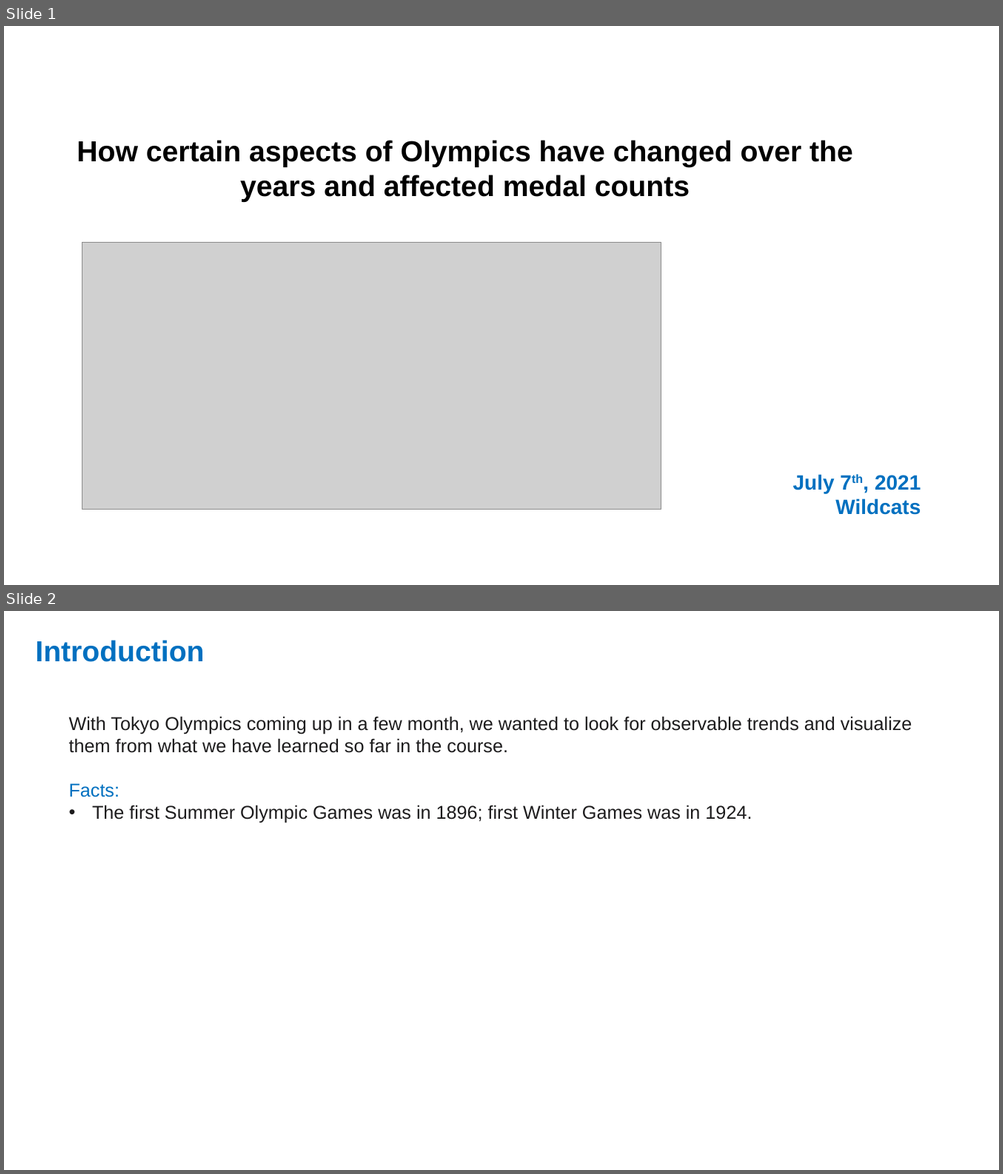
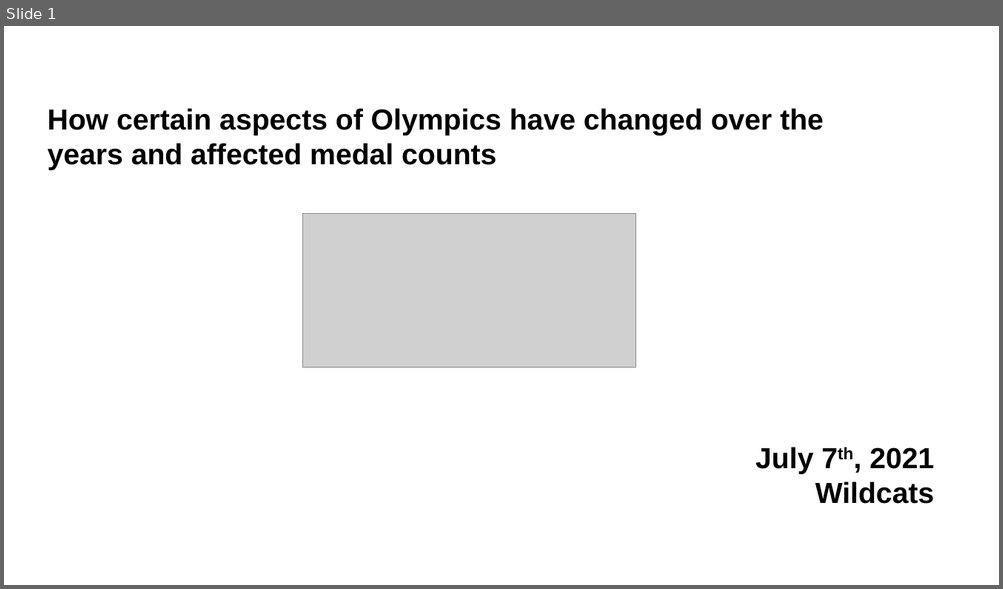
Before and after one commit to sissa81/project1, a slide deck: olympics by wildcats.pptx. Shown one above the other, each under a label of ours: slides 1 and 2 before the commit, slide 1 after it. The pictures are 1003x1174 and 1003x589 pixels, drawn with LibreOffice and Linux fonts; fonts in the diff are those of the drawing; grey boxes stand for pictures. Boxes give left, top, right and bottom in pixels: in the first picture for what was removed or moved away, otherwise in the second. Text is boxed around its words. In the diff, an @@ line names an element or a change of style, - is before the commit and + after.

```diff
--- a/olympics by wildcats.pptx
+++ b/olympics by wildcats.pptx
@@ slide 2 removed at box(4, 611, 999, 1170), background #FFFFFF @@
@@ text removed at box(35, 640, 204, 662) @@
-Introduction
@@ text removed at box(69, 716, 912, 823) @@
-With Tokyo Olympics coming up in a few month, we wanted to look for observable trends and visualize them from what we have learned so far in the course.
-Facts:
-• The first Summer Olympic Games was in 1896; first Winter Games was in 1924.
@@ slide 1 changed as well @@
@@ text "How certain aspects of Olympics ...": place and size @@
-text "How certain aspects of Olympics ..." at box(77, 140, 853, 202)
+text "How certain aspects of Olympics ..." at box(48, 108, 823, 170)
@@ text "How certain aspects of Olympics ..." at box(48, 108, 823, 170): alignment centre to left @@
@@ picture: place and size @@
-picture at box(82, 242, 661, 509)
+picture at box(302, 214, 636, 368)
@@ text "July 7th, 2021": place and size @@
-text "July 7th, 2021" at box(793, 474, 920, 515)
+text "July 7th, 2021" at box(755, 447, 934, 504)
@@ text "July 7th, 2021" at box(755, 447, 934, 504): size 20 to 28 pt, text colour #0070C0 to #000000 @@
```
Also in this commit, not shown: 5 other slides changed, 6 slides added, 2 other slides removed.
